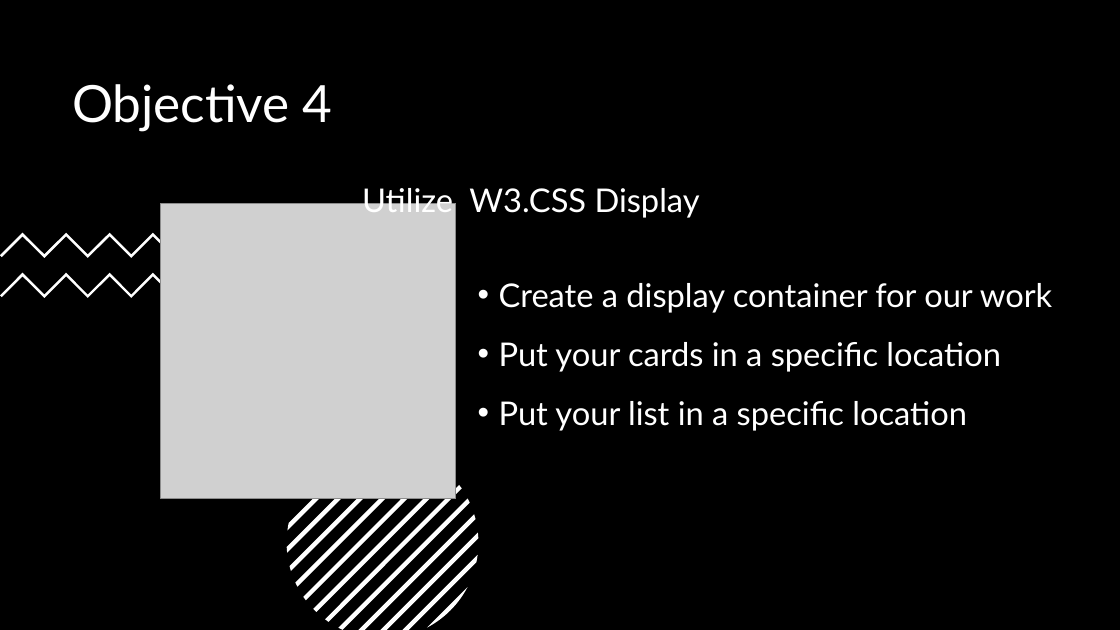
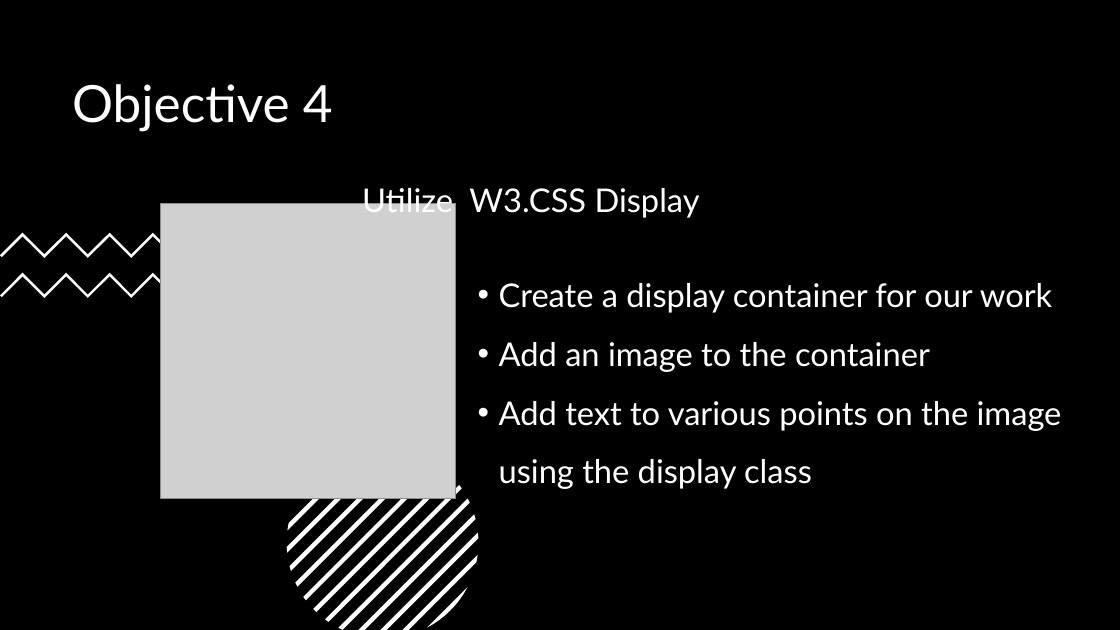
Before and after one commit to rphinizy/rphinizy-CIT-255-W3.CSS-Training-Module, a slide deck: slide 9 of Training-Module-Package/Training Module Presentation.pptx. Drawn at 1120x630 pixels with LibreOffice and Linux fonts; fonts in the diff are those of the drawing; grey boxes stand for pictures. Boxes give left, top, right and bottom in pixels: in the first picture for what was removed or moved away, otherwise in the second. Text is boxed around its words. In the diff, an @@ line names an element or a change of style, - is before the commit and + after.

```diff
--- a/Training-Module-Package/Training Module Presentation.pptx
+++ b/Training-Module-Package/Training Module Presentation.pptx
@@ text at [499,342,1062,489]: text changed @@
-    • Put your cards in a specific location
-    • Put your list in a specific location
+    • Add an image to the container
+    • Add text to various points on the image using the display class
```
Also in this commit, not shown: 3 other slides changed.
